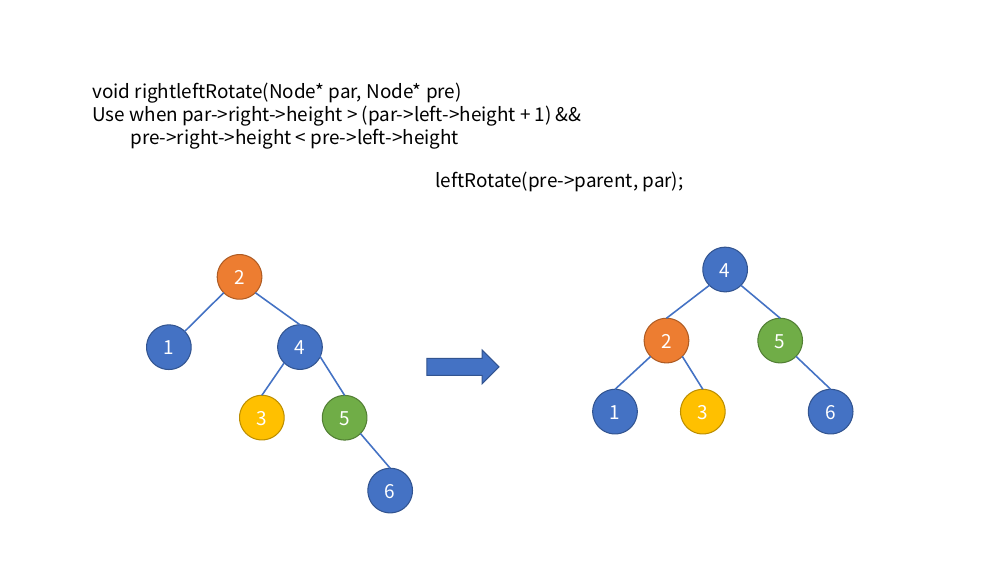
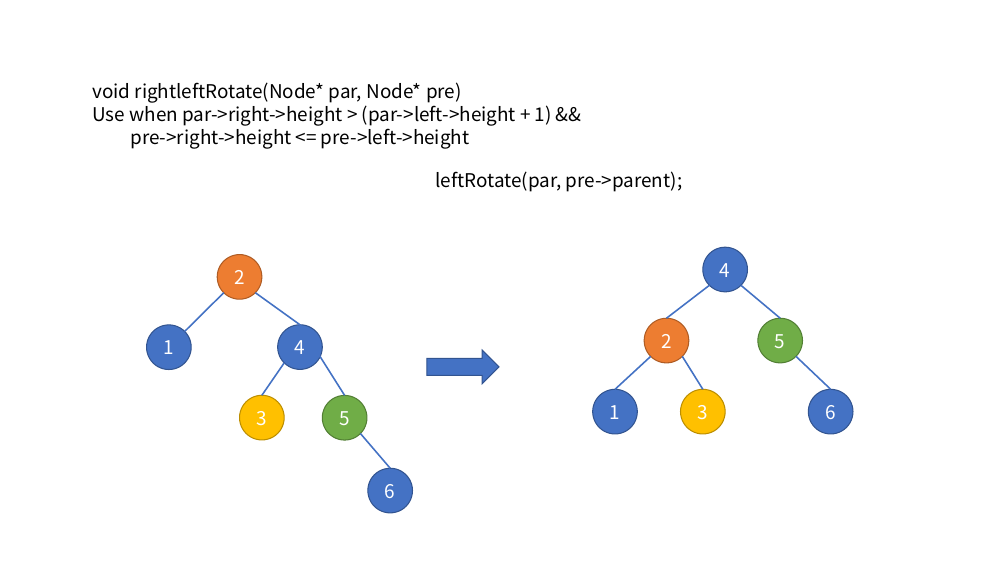
Before and after one commit to blacksea3/C--STL-test, a slide deck: slide 20 of other/CppAlgs/AVLtree.pptx. Drawn at 1008x567 pixels with LibreOffice and Linux fonts; fonts in the diff are those of the drawing. Boxes give left, top, right and bottom in pixels: in the first picture for what was removed or moved away, otherwise in the second. Text is boxed around its words. In the diff, an @@ line names an element or a change of style, - is before the commit and + after.

```diff
--- a/other/CppAlgs/AVLtree.pptx
+++ b/other/CppAlgs/AVLtree.pptx
@@ text at bbox=[130, 124, 469, 149]: text changed @@
-pre->right->height < pre->left->height
+pre->right->height <= pre->left->height
@@ text at bbox=[436, 171, 682, 192]: text changed @@
-leftRotate(pre->parent, par);
+leftRotate(par, pre->parent);
```
Also in this commit, not shown: 11 other slides changed, 8 other files.
